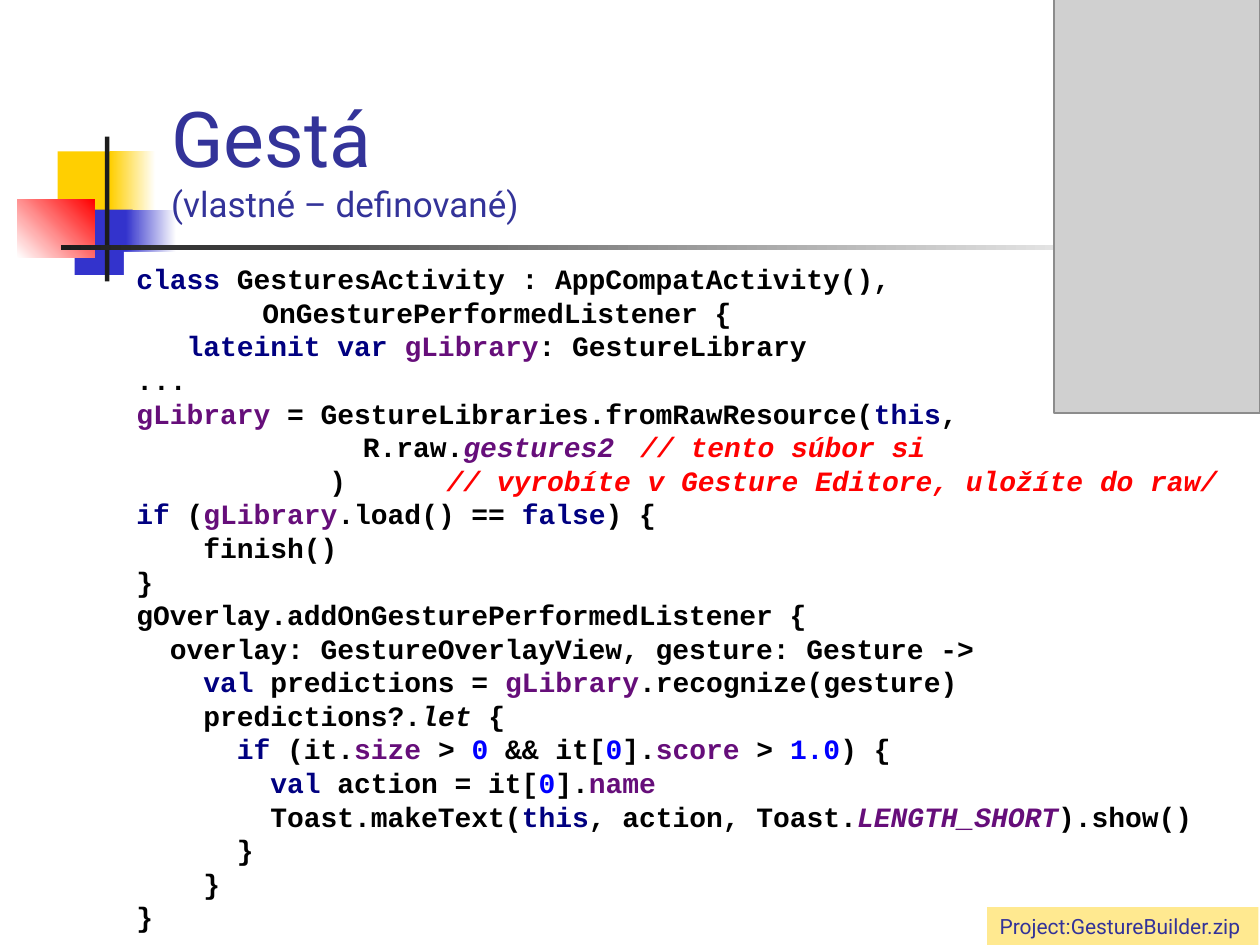
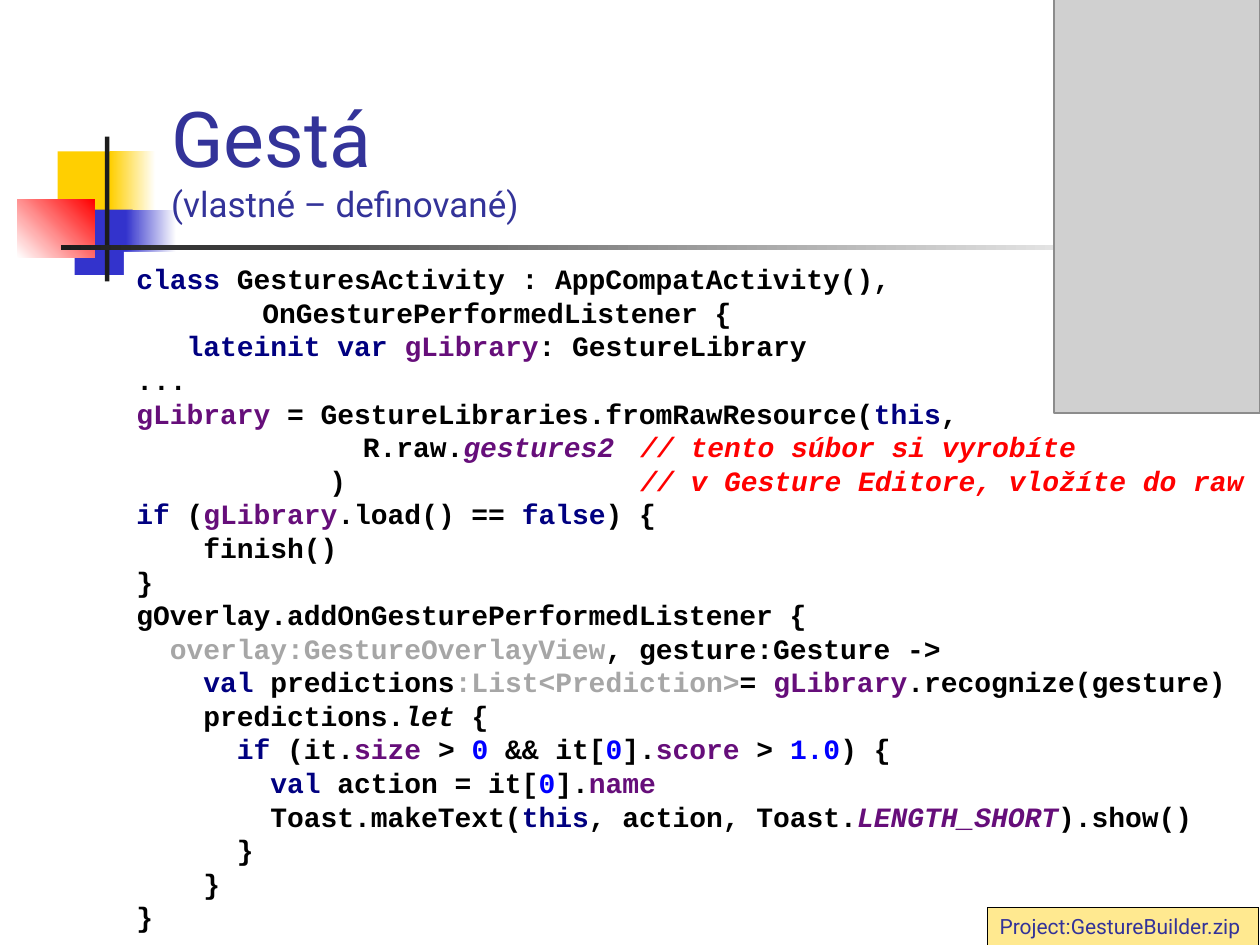
Before and after one commit to vmandro/Prednasky, a slide deck: slide 14 of 05/05_Android.ppt (slide 19 before the commit). Drawn at 1260x945 pixels with LibreOffice and Linux fonts; fonts in the diff are those of the drawing; grey boxes stand for pictures. Boxes give left, top, right and bottom in pixels: in the first picture for what was removed or moved away, otherwise in the second. Text is boxed around its words. In the diff, an @@ line names an element or a change of style, - is before the commit and + after.

```diff
--- a/05/05_Android.ppt
+++ b/05/05_Android.ppt
@@ text in rectangle at (x1=136, y1=404, x2=1243, y2=833): text changed @@
-gLibrary = GestureLibraries.fromRawResource(this,
-R.raw.gestures2 // tento súbor si
-) // vyrobíte v Gesture Editore, uložíte do raw/
-if (gLibrary.load() == false) {
-finish()
-}
-gOverlay.addOnGesturePerformedListener {
-overlay: GestureOverlayView, gesture: Gesture ->
-val predictions = gLibrary.recognize(gesture)
-predictions?.let {
-if (it.size > 0 && it[0].score > 1.0) {
-val action = it[0].name
-Toast.makeText(this, action, Toast.LENGTH_SHORT).show()
-}
-}
-}
+gLibrary = GestureLibraries.fromRawResource(this,
+R.raw.gestures2 // tento súbor si vyrobíte
+) // v Gesture Editore, vložíte do raw
+if (gLibrary.load() == false) {
+finish()
+}
+gOverlay.addOnGesturePerformedListener {
+overlay:GestureOverlayView, gesture:Gesture ->
+val predictions:List<Prediction>= gLibrary.recognize(gesture)
+predictions.let {
+if (it.size > 0 && it[0].score > 1.0) {
+val action = it[0].name
+Toast.makeText(this, action, Toast.LENGTH_SHORT).show()
+}
+}
+}
@@ rectangle "Project:GestureBuilder.zip" at (x1=988, y1=907, x2=1259, y2=945): outline none to #000000 0.74 pt @@
```
Also in this commit, not shown: 18 other slides changed, 3 slides added, 6 slides removed, 4 other files.
